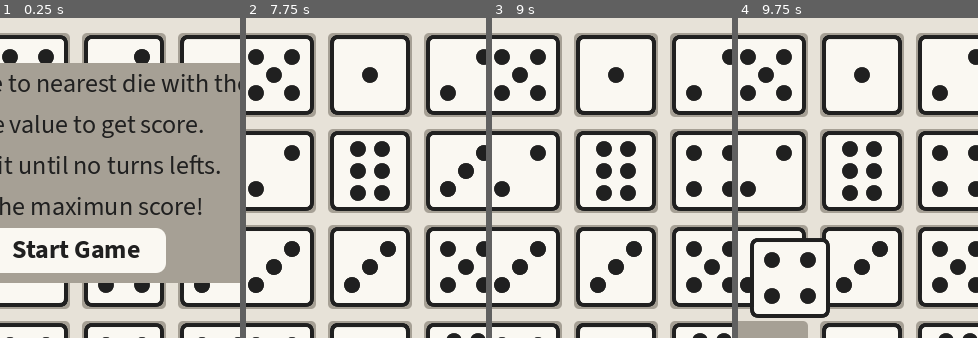
Above: before the commit, frames 1-4 (left to right).
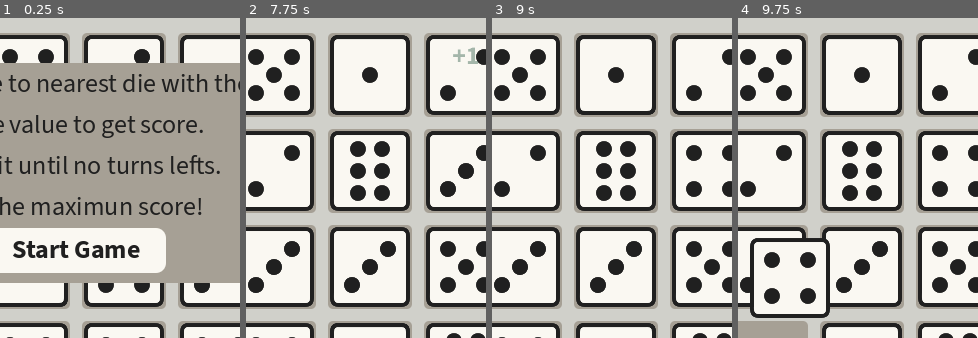
Above: after the commit, the same moments.

Repository: basovam/dicestacker
Game: Godot game, scene res://node_2d.tscn
Two runs of this game, one before a commit and one after it. Both use one fixed random seed, a clock stepped at 60 frames per second and the inputs below.
Inputs (mouse positions are % of the whole screen's width and height, from its top left):
- Up to frame 1 (0.25 s): no input
- Up to frame 2 (7.75 s): click "Start Game" at 0.5 s; move the mouse to (72, 45) at 1.27 s; click (72, 45) at 1.42 s; tap Enter at 2, 3.5, 6.5 s; drag from (30, 55) to (20, 30) at 2.02 s; tap Space at 2.75, 5 s; move the mouse to (60, 28) at 2.77 s; click (60, 28) at 2.92 s; drag from (45, 70) to (20, 30) at 3.52 s; move the mouse to (80, 65) at 4.27 s; click (80, 65) at 4.42 s; drag from (20, 35) to (60, 30) at 5.02 s; move the mouse to (55, 50) at 5.77 s; click (55, 50) at 5.92 s; drag from (35, 25) to (80, 30) at 6.52 s; move the mouse to (72, 45) at 7.27 s; click (72, 45) at 7.42 s
- Up to frame 3 (9 s): tap Space at 8 s; drag from (30, 55) to (60, 30) at 8.02 s; move the mouse to (60, 28) at 8.77 s; click (60, 28) at 8.92 s
- Up to frame 4 (9.75 s): drag from (45, 70) to (60, 30) at 9.52 s
The pictures show only the part of the screen within x 34-84%, y 21-71%; the shares and areas given below are measured in that part.

The runs differ from the first frame. In frame 2, 0.2% of the frame differs, in the area x 86-97%, y 9-15%; in frame 3, less than 0.1%; in frame 4, less than 0.1%.

Commit message:
Added stacking animation

Diff:
--- a/die.gd
+++ b/die.gd
@@ -29,6 +29,10 @@
 	animation_copy.track_set_key_value(0, 10, atlas_texture)
 	self.texture = atlas_texture
 	self.value = input_value
+	if input_value == 1:
+		get_node("value").text = "+" + str(6)
+	else:
+		get_node("value").text = "+" + str(input_value - 1)
 
 	library_copy.add_animation("roll", animation_copy)
 	player.rename_animation_library("", "default")
--- a/node_2d.gd
+++ b/node_2d.gd
@@ -13,8 +13,6 @@
 #TODO action lock while dice animated
 #TODO tutorial (gif with dragging process?)
 #TODO code cleanup
-#TODO score increasing animation
-#TODO stacking dice animation
 #TODO "lifes" and achivement. Skins?
 
 #Idea: show possible moves while dragging die
@@ -100,6 +98,7 @@
 					var closest_die_index = int(closest_die.get_parent().name.substr(5, -1))
 					if abs(dragged_die_cell_index - closest_die_index) == row_size or (abs(dragged_die_cell_index - closest_die_index) == 1 and (dragged_die_cell_index-1)/row_size == (closest_die_index-1)/row_size):
 						if closest_die.value == dragged_die.value:
+							closest_die.get_node("AnimationPlayer").play("value_slide")
 							score += dragged_die.value
 							get_node("score").text = str(score)
 							closest_die.set_value(closest_die.value % 6 + 1)
--- a/project.godot
+++ b/project.godot
@@ -28,4 +28,4 @@
 renderer/rendering_method="gl_compatibility"
 renderer/rendering_method.mobile="gl_compatibility"
 textures/vram_compression/import_etc2_astc=true
-environment/defaults/default_clear_color=Color(0.905882, 0.886275, 0.847059, 1)
+environment/defaults/default_clear_color=Color(0.815686, 0.815686, 0.792157, 1)
--- a/sprite_2d.tscn
+++ b/sprite_2d.tscn
@@ -1,7 +1,8 @@
-[gd_scene load_steps=8 format=3 uid="uid://cai0u30pmbh5y"]
+[gd_scene load_steps=10 format=3 uid="uid://cai0u30pmbh5y"]
 
 [ext_resource type="Texture2D" uid="uid://ha5ddawo0atl" path="res://dice_simple.png" id="1_mehiu"]
 [ext_resource type="Script" uid="uid://b1yfeo4xvu32y" path="res://die.gd" id="2_lt4yx"]
+[ext_resource type="FontFile" uid="uid://cpihhryjs433t" path="res://fonts/SourceSans3-Bold.ttf" id="3_lt4yx"]
 
 [sub_resource type="AtlasTexture" id="AtlasTexture_0e48y"]
 atlas = ExtResource("1_mehiu")
@@ -24,6 +25,30 @@
 "update": 1,
 "values": [SubResource("AtlasTexture_0e48y")]
 }
+tracks/1/type = "value"
+tracks/1/imported = false
+tracks/1/enabled = true
+tracks/1/path = NodePath("value:position")
+tracks/1/interp = 1
+tracks/1/loop_wrap = true
+tracks/1/keys = {
+"times": PackedFloat32Array(0),
+"transitions": PackedFloat32Array(1),
+"update": 0,
+"values": [Vector2(-35, -50)]
+}
+tracks/2/type = "value"
+tracks/2/imported = false
+tracks/2/enabled = true
+tracks/2/path = NodePath("value:theme_override_colors/font_color")
+tracks/2/interp = 1
+tracks/2/loop_wrap = true
+tracks/2/keys = {
+"times": PackedFloat32Array(0),
+"transitions": PackedFloat32Array(1),
+"update": 0,
+"values": [Color(0.258824, 0.419608, 0.345098, 0)]
+}
 
 [sub_resource type="Animation" id="Animation_mehiu"]
 resource_name = "roll"
@@ -40,10 +65,38 @@
 "values": [SubResource("AtlasTexture_0e48y"), SubResource("AtlasTexture_0e48y"), SubResource("AtlasTexture_0e48y"), Sub …(276 unchanged characters)…
 }
 
+[sub_resource type="Animation" id="Animation_i1wwn"]
+resource_name = "value_slide"
+tracks/0/type = "value"
+tracks/0/imported = false
+tracks/0/enabled = true
+tracks/0/path = NodePath("value:position")
+tracks/0/interp = 1
+tracks/0/loop_wrap = true
+tracks/0/keys = {
+"times": PackedFloat32Array(0, 0.5),
+"transitions": PackedFloat32Array(1, 1),
+"update": 0,
+"values": [Vector2(-35, -50), Vector2(-35, -150)]
+}
+tracks/1/type = "value"
+tracks/1/imported = false
+tracks/1/enabled = true
+tracks/1/path = NodePath("value:theme_override_colors/font_color")
+tracks/1/interp = 1
+tracks/1/loop_wrap = true
+tracks/1/keys = {
+"times": PackedFloat32Array(0, 0.5, 1),
+"transitions": PackedFloat32Array(1, 1, 1),
+"update": 0,
+"values": [Color(0.258824, 0.419608, 0.345098, 0), Color(0.258824, 0.419608, 0.345098, 1), Color(0.258824, 0.419608, 0.345098, 0)]
+}
+
 [sub_resource type="AnimationLibrary" id="AnimationLibrary_i1wwn"]
 _data = {
 &"RESET": SubResource("Animation_lt4yx"),
-&"roll": SubResource("Animation_mehiu")
+&"roll": SubResource("Animation_mehiu"),
+&"value_slide": SubResource("Animation_i1wwn")
 }
 
 [node name="Sprite2D" type="Sprite2D"]
@@ -62,3 +115,15 @@
 libraries = {
 &"": SubResource("AnimationLibrary_i1wwn")
 }
+
+[node name="value" type="Label" parent="."]
+offset_left = -35.0
+offset_top = -50.0
+offset_right = 35.0
+offset_bottom = 50.0
+theme_override_colors/font_color = Color(0.258824, 0.419608, 0.345098, 0)
+theme_override_fonts/font = ExtResource("3_lt4yx")
+theme_override_font_sizes/font_size = 64
+text = "+1"
+horizontal_alignment = 1
+vertical_alignment = 1
Not shown, changed: index.html
Not shown, changed: index.pck
